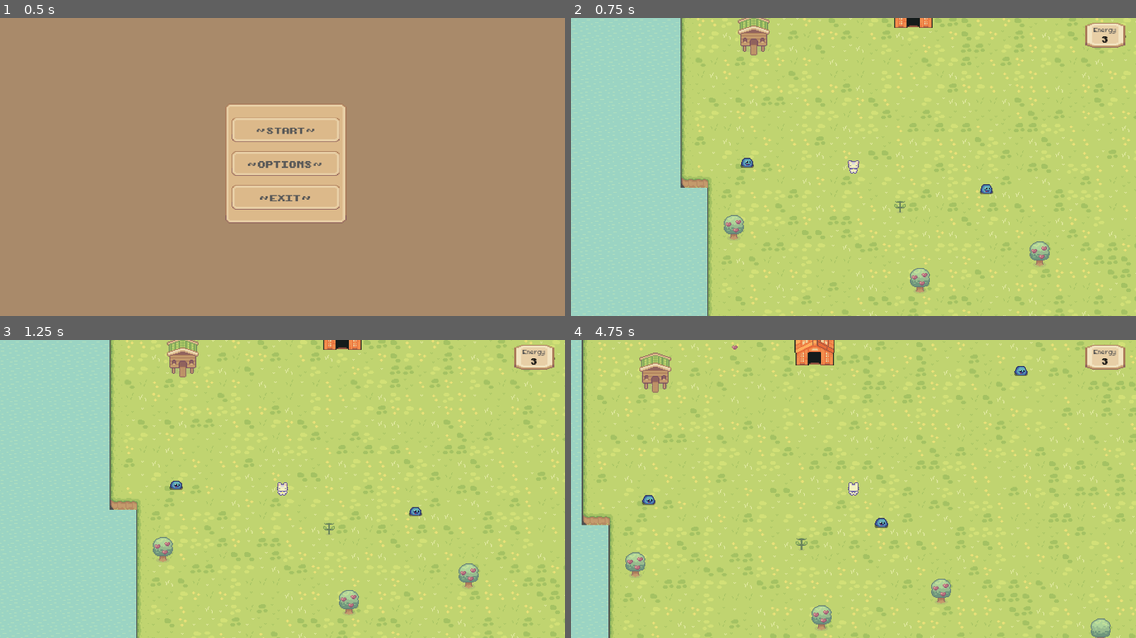
Above: before the commit, frames 1-4 (two rows, left to right).
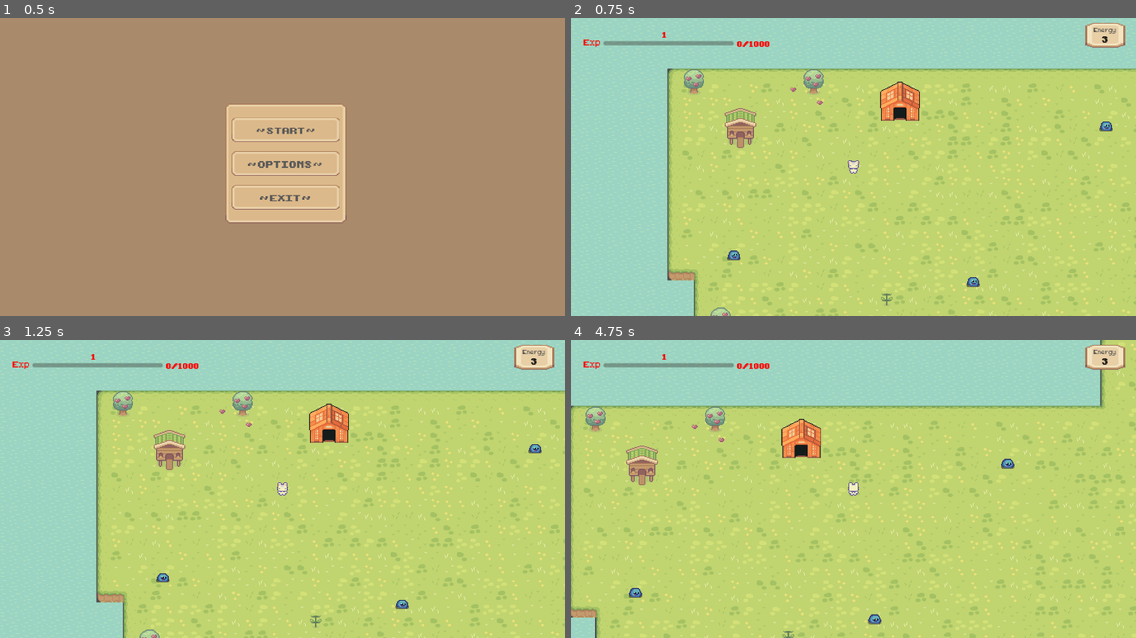
Above: after the commit, the same moments.

Repository: imlana21/top-down-game2
Game: Godot game, scene res://scene/menu/main/main.tscn
Two runs of this game, one before a commit and one after it. Both use one fixed random seed, a clock stepped at 60 frames per second and the inputs below.
Inputs (mouse positions are in pixels of both pictures, inside the frame that each line leads up to):
- Up to frame 1 (0.5 s): no input
- Up to frame 2 (0.75 s): click "~ START ~" at 0.5 s
- Up to frame 3 (1.25 s): no input
- Up to frame 4 (4.75 s): tap Enter at 1.25 s; move the mouse to (977, 474) at 1.27 s; hold D (walk_right) 1.28-2.03 s; click (977, 474) at 1.35 s; move the mouse to (740, 503) at 2.02 s; hold S (walk_down) 2.03-2.75 s; tap F (change_skin) at 2.1 s; click "Normal" at 2.75 s; move the mouse to (910, 423) at 3.52 s; hold D (walk_right) 3.53-4.28 s; hold Shift (run) 3.53-4.28 s; move the mouse to (825, 548) at 4.27 s; hold W (walk_up) from 4.28 s (still down); click (825, 548) at 4.35 s

Frame 1 is identical in both runs. In frame 2, 27% of the frame differs, in the area x 2-100%, y 0-100%; in frame 3, 27%; in frame 4, 35%, in the area x 0-100%, y 0-100%.

Commit message:
Add level bar

Diff:
--- a/scene/combat/battle_combat.gd
+++ b/scene/combat/battle_combat.gd
@@ -58,16 +58,17 @@
 
 func lose_action(marker, character, message):
 	if CombatDetail.is_attacking == false: return
-	#await get_tree().create_timer(2).timeout
 	$Label.text = message
 	repeat_turn = false
 	CombatDetail.is_attacking = false
 	CombatDetail.player_energy -= 1
+	CombatDetail.player_detail["exp"] += CombatDetail.enemy_detail["exp"]
 	if CombatDetail.is_enemy_boss:
 		CombatDetail.player_energy += 3
-		CombatDetail.enemy_detail = {}
 		CombatDetail.is_enemy_boss = false
 		CombatDetail.is_boss_killed = true
+	# Clean enemy
+	CombatDetail.enemy_detail = {}
 	marker.remove_child(character)
 
 func battle_finished():
--- a/scene/combat/battle_speed_btn/battle_speed_btn.tscn
+++ b/scene/combat/battle_speed_btn/battle_speed_btn.tscn
@@ -9,6 +9,7 @@
 script = ExtResource("1_76bu3")
 
 [node name="ButtonSpeedContainer" type="HBoxContainer" parent="."]
+layout_mode = 0
 offset_left = -64.0
 offset_top = 20.0
 offset_right = 121.0
--- a/scene/combat/combat_detail.gd
+++ b/scene/combat/combat_detail.gd
@@ -1,13 +1,14 @@
 extends Node
 
-var player_detail: set = set_player_detail
+var player_detail: Dictionary
 var is_attacking: bool = false
-var last_position = null: set = set_last_position
+var last_position = null
 var is_enemy_boss:bool = false
 var enemy_detail: Dictionary
 var is_boss_killed:bool = false
 var battle_speed: float = 1.0
 var player_energy: int = 3
+var exp_max: int = 1000: set = set_exp_max
 
 func set_player_detail(val):
 	player_detail = val
@@ -15,8 +16,17 @@
 func set_is_attacking(val):
 	is_attacking = val
 
-func set_last_position(val):
-	last_position = val
-
 func get_battle_speed(normal_speed: float):
 	return normal_speed / CombatDetail.battle_speed
+
+func set_exp_max(level: int):
+	if level == 1:
+		exp_max = 1000
+	else:
+		exp_max = round(1.11 * exp_max)
+
+func level():
+	if player_detail["exp"] > exp_max:
+		player_detail["exp"] -= exp_max
+		player_detail["level"] += 1
+		set_exp_max(player_detail["level"])
--- a/scene/enemies/slime/slime.gd
+++ b/scene/enemies/slime/slime.gd
@@ -4,10 +4,11 @@
 	"enemy_name": "slime",
 	"atk_speed": 0.3,
 	"max_hp": 15,
-	"curr_hp": 15,
+	"curr_hp": 3,
 	"luk": 0.5,
 	"def": 1,
-	"str": 1
+	"str": 1,
+	"exp": 0
 }
 
 @export var SPEED = 700
@@ -24,7 +25,7 @@
 	if is_boss:
 		set_to_boss()
 	else:
-		$Name.hide()
+		set_to_normal()
 
 func _physics_process(delta):
 	if nav_agent.is_navigation_finished() or CombatDetail.is_attacking:
@@ -61,3 +62,8 @@
 	CHAR_DETAIL["max_hp"] = CHAR_DETAIL["max_hp"] * 3
 	CHAR_DETAIL["curr_hp"] = CHAR_DETAIL["max_hp"]
 	CHAR_DETAIL["str"] = CHAR_DETAIL["str"] * 3
+	CHAR_DETAIL["exp"] = randi_range(3000, 5000)
+
+func set_to_normal():
+	$Name.hide()
+	CHAR_DETAIL["exp"] = randi_range(700, 1500)
--- a/scene/menu/loading_screen/loading_screen.gd
+++ /dev/null
@@ -1,7 +0,0 @@
-extends Node2D
-
-signal start_combat
-
-func _on_wait_time_timeout():
-	start_combat.emit()
-	queue_free()
--- a/scene/menu/loading_screen/loading_screen.tscn
+++ /dev/null
@@ -1,29 +0,0 @@
-[gd_scene load_steps=3 format=3 uid="uid://dwdybtsen545x"]
-
-[ext_resource type="Script" path="res://scene/menu/loading_screen/loading_screen.gd" id="1_a1fn2"]
-[ext_resource type="Theme" uid="uid://bnxyqifnolrd1" path="res://scene/combat/combat.tres" id="2_ikkru"]
-
-[node name="LoadingScreen" type="Node2D"]
-script = ExtResource("1_a1fn2")
-
-[node name="ColorRect" type="ColorRect" parent="."]
-offset_left = -16.0
-offset_top = -28.0
-offset_right = 1366.0
-offset_bottom = 734.0
-color = Color(0.321569, 0.321569, 0.321569, 1)
-
-[node name="Label" type="Label" parent="."]
-offset_left = 651.0
-offset_top = 331.0
-offset_right = 753.0
-offset_bottom = 358.0
-theme = ExtResource("2_ikkru")
-text = "W A I T ....."
-
-[node name="WaitTime" type="Timer" parent="."]
-wait_time = 2.0
-one_shot = true
-autostart = true
-
-[connection signal="timeout" from="WaitTime" to="." method="_on_wait_time_timeout"]
--- /dev/null
+++ b/scene/player/exp_bar/exp_bar.gd
@@ -0,0 +1,13 @@
+extends Control
+
+
+# Called when the node enters the scene tree for the first time.
+func _ready():
+	CombatDetail.level()
+	$ProgressBar.min_value = 0
+	$ProgressBar.max_value = CombatDetail.exp_max
+	$ProgressNumber.text = progress_number()
+	$ProgressLevel.text = str(CombatDetail.player_detail["level"])
+
+func progress_number():
+	return str(CombatDetail.player_detail["exp"]) + "/" + str(CombatDetail.exp_max)
--- /dev/null
+++ b/scene/player/exp_bar/exp_bar.tscn
@@ -0,0 +1,55 @@
+[gd_scene load_steps=3 format=3 uid="uid://ci073ospwb7tw"]
+
+[ext_resource type="Theme" uid="uid://bnxyqifnolrd1" path="res://scene/combat/combat.tres" id="1_t30ia"]
+[ext_resource type="Script" path="res://scene/player/exp_bar/exp_bar.gd" id="1_u82hg"]
+
+[node name="ExpBar" type="Control"]
+layout_mode = 3
+anchors_preset = 0
+script = ExtResource("1_u82hg")
+
+[node name="Label" type="Label" parent="."]
+layout_mode = 0
+offset_left = 4.0
+offset_top = 10.0
+offset_right = 26.0
+offset_bottom = 27.0
+theme = ExtResource("1_t30ia")
+theme_override_colors/font_color = Color(1, 0, 0, 1)
+theme_override_font_sizes/font_size = 10
+text = "Exp"
+
+[node name="ProgressLevel" type="Label" parent="."]
+layout_mode = 0
+offset_left = 91.0
+offset_right = 113.0
+offset_bottom = 17.0
+theme = ExtResource("1_t30ia")
+theme_override_colors/font_color = Color(1, 0, 0, 1)
+theme_override_font_sizes/font_size = 10
+text = "1"
+horizontal_alignment = 1
+vertical_alignment = 1
+
+[node name="ProgressBar" type="ProgressBar" parent="."]
+modulate = Color(1, 0, 0, 1)
+layout_mode = 0
+offset_left = 28.0
+offset_top = 17.0
+offset_right = 185.0
+offset_bottom = 22.0
+step = 1.0
+rounded = true
+show_percentage = false
+
+[node name="ProgressNumber" type="Label" parent="."]
+layout_mode = 0
+offset_left = 189.0
+offset_top = 11.0
+offset_right = 251.0
+offset_bottom = 28.0
+theme = ExtResource("1_t30ia")
+theme_override_colors/font_color = Color(1, 0, 0, 1)
+theme_override_font_sizes/font_size = 10
+text = "0"
+vertical_alignment = 1
--- a/scene/player/player.gd
+++ b/scene/player/player.gd
@@ -7,9 +7,10 @@
 	"curr_hp": 50,
 	"luk": 0.5,
 	"def": 1,
-	"str": 3
+	"str": 3,
+	"exp": 0,
+	"level": 1
 }
-
 signal change_direction
 signal change_velocity
 signal start_combat
@@ -17,7 +18,10 @@
 
 func _init():
 	Autoload.player = self
-	CombatDetail.player_detail = CHAR_DETAIL
+	if CombatDetail.player_detail == {}:
+		CombatDetail.player_detail = CHAR_DETAIL
+
+func _ready():
 	if CombatDetail.last_position != null and !CombatDetail.is_attacking:
 		position = CombatDetail.last_position
 		CombatDetail.last_position = null
--- a/scene/player/screen/screen.tscn
+++ b/scene/player/screen/screen.tscn
@@ -1,9 +1,10 @@
-[gd_scene load_steps=6 format=3 uid="uid://nmtmi2fu0gk6"]
+[gd_scene load_steps=7 format=3 uid="uid://nmtmi2fu0gk6"]
 
 [ext_resource type="Script" path="res://scene/player/screen/screen.gd" id="1_ayc6u"]
 [ext_resource type="PackedScene" uid="uid://clsatwim6pka7" path="res://scene/player/player.tscn" id="1_ch7dy"]
 [ext_resource type="Texture2D" uid="uid://bdlb2giyyg238" path="res://assets/UI/Sheet/buttons/Square Buttons 19x26.png" id="2_3ha78"]
 [ext_resource type="Theme" uid="uid://d1nkmrepinfb0" path="res://scene/menu/menu.tres" id="2_xtnd7"]
+[ext_resource type="PackedScene" uid="uid://ci073ospwb7tw" path="res://scene/player/exp_bar/exp_bar.tscn" id="5_kfqb5"]
 
 [sub_resource type="AtlasTexture" id="AtlasTexture_8na4g"]
 atlas = ExtResource("2_3ha78")
@@ -53,6 +54,12 @@
 theme = ExtResource("2_xtnd7")
 texture = SubResource("AtlasTexture_8na4g")
 
+[node name="ExpBar" parent="Camera2D" instance=ExtResource("5_kfqb5")]
+offset_left = -329.0
+offset_top = -169.0
+offset_right = -329.0
+offset_bottom = -169.0
+
 [node name="Player" parent="." instance=ExtResource("1_ch7dy")]
 
 [connection signal="start_combat" from="Player" to="." method="_on_player_start_combat"]
--- a/scene/rooms/home/living_room.gd
+++ b/scene/rooms/home/living_room.gd
@@ -1,7 +1,6 @@
 extends Node2D
 
 signal change_scene
-#signal player_position
 signal start_combat
 
 var next_path = ""
@@ -10,7 +9,6 @@
 func _process(_delta):
 	Autoload.pause_scale = Vector2(0.5, 0.5)
 	Autoload.pause_position = Autoload.player.get_global_position()
-	print(Autoload.player.position)
 
 func _on_change_scene():
 	change_scene.emit(next_path, self, player_position)
--- a/scene/rooms/world.gd
+++ b/scene/rooms/world.gd
@@ -34,12 +34,11 @@
 	# Remove enemy from array
 	if enemy.is_boss:
 		CombatDetail.is_enemy_boss = enemy.is_boss
-		CombatDetail.enemy_detail = enemy.CHAR_DETAIL
 	else:
 		var enemy_index = Autoload.enemy_list.find(enemy.name)
-		print(Autoload.enemy_position)
 		Autoload.enemy_position.remove_at(enemy_index)
 	# Emit Combat
+	CombatDetail.enemy_detail = enemy.CHAR_DETAIL
 	start_combat.emit(self)
 
 func pause_config():
--- a/scene/rooms/world.tscn
+++ b/scene/rooms/world.tscn
@@ -2799,7 +2799,7 @@
 layer_2/tile_data = PackedInt32Array(2031614, 65538, 0, 2359294, 65538, 2, 2293766, 196610, 2, 1966086, 2, 1, 2228230,  …(3301 unchanged characters)…
 
 [node name="Screen" parent="." instance=ExtResource("12_x1sqv")]
-position = Vector2(192, 263)
+position = Vector2(208, 151)
 
 [node name="DoorArea" type="Area2D" parent="."]
 collision_mask = 3
--- a/scene/scene_manager.gd
+++ b/scene/scene_manager.gd
@@ -8,7 +8,6 @@
 
 @onready var anim_trans = $ScreenTransition/AnimationTransition
 @onready var combat_scene = preload("res://scene/combat/battle_combat.tscn")
-@onready var loading_scene = preload("res://scene/menu/loading_screen/loading_screen.tscn")
 @onready var countdown_spawn = preload("res://scene/enemies/countdown_spawner.tscn")
 
 func _ready():
@@ -36,7 +35,7 @@
 
 func _on_timeout_spawn_enemy():
 	var random_pos = Autoload.random_position()
-	print("Enemy muncul di ", random_pos)
+	print("Enemy spawn in position ", random_pos)
 	Autoload.enemy_position.append(random_pos)
 	Autoload.spawn_enemy(Autoload.world, random_pos)
 
